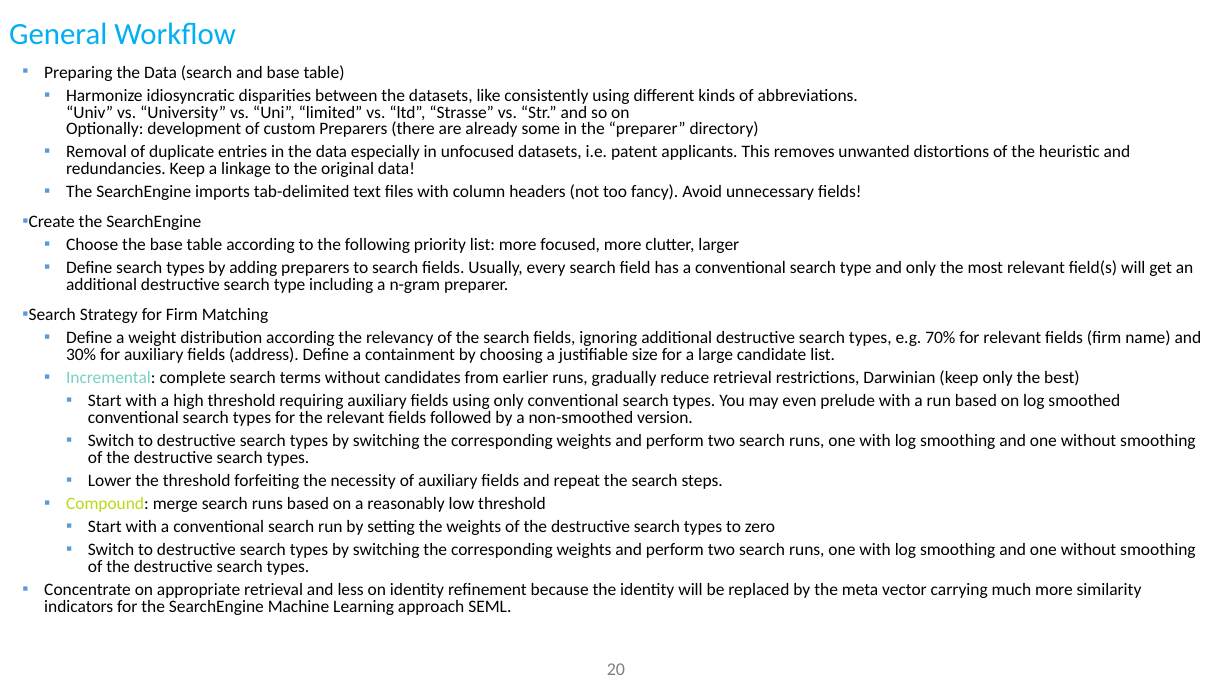
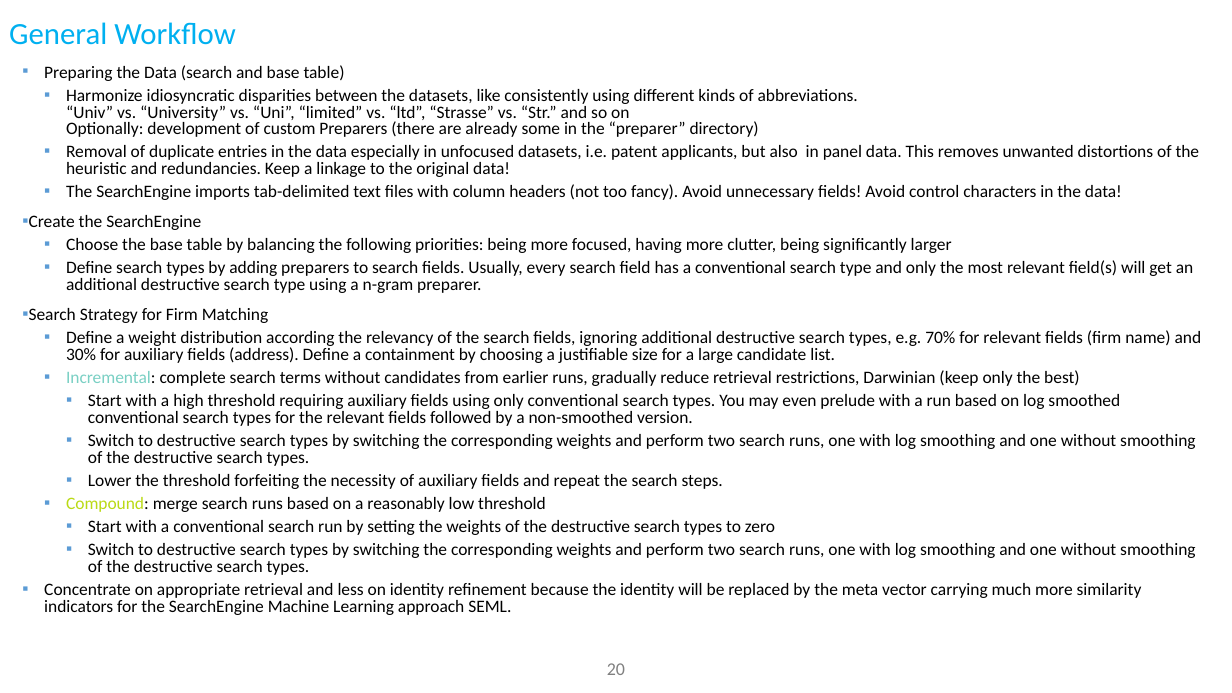
Before and after one commit to ThorstenDoherr/searchengine, a slide deck: slide 20 of doc/SearchEngine_Slides.pptx. Drawn at 1232x693 pixels with LibreOffice and Linux fonts; fonts in the diff are those of the drawing; background and template pictures are left out. Boxes give left, top, right and bottom in pixels: in the first picture for what was removed or moved away, otherwise in the second. Text is boxed around its words. In the diff, an @@ line names an element or a change of style, - is before the commit and + after.

```diff
--- a/doc/SearchEngine_Slides.pptx
+++ b/doc/SearchEngine_Slides.pptx
@@ text at box(66, 145, 1200, 200): text changed @@
-  ▪ Removal of duplicate entries in the data especially in unfocused datasets, i.e. patent applicants. This removes unwanted distortions of the heuristic and redundancies. Keep a linkage to the original data!
-  ▪ The SearchEngine imports tab-delimited text files with column headers (not too fancy). Avoid unnecessary fields!
+  ▪ Removal of duplicate entries in the data especially in unfocused datasets, i.e. patent applicants, but also in panel data. This removes unwanted distortions of the heuristic and redundancies. Keep a linkage to the original data!
+  ▪ The SearchEngine imports tab-delimited text files with column headers (not too fancy). Avoid unnecessary fields! Avoid control characters in the data!
@@ text at box(66, 238, 1193, 293): text changed @@
-  ▪ Choose the base table according to the following priority list: more focused, more clutter, larger
-  ▪ Define search types by adding preparers to search fields. Usually, every search field has a conventional search type and only the most relevant field(s) will get an additional destructive search type including a n-gram preparer.
+  ▪ Choose the base table by balancing the following priorities: being more focused, having more clutter, being significantly larger
+  ▪ Define search types by adding preparers to search fields. Usually, every search field has a conventional search type and only the most relevant field(s) will get an additional destructive search type using a n-gram preparer.
```
Also in this commit, not shown: 1 other file.
